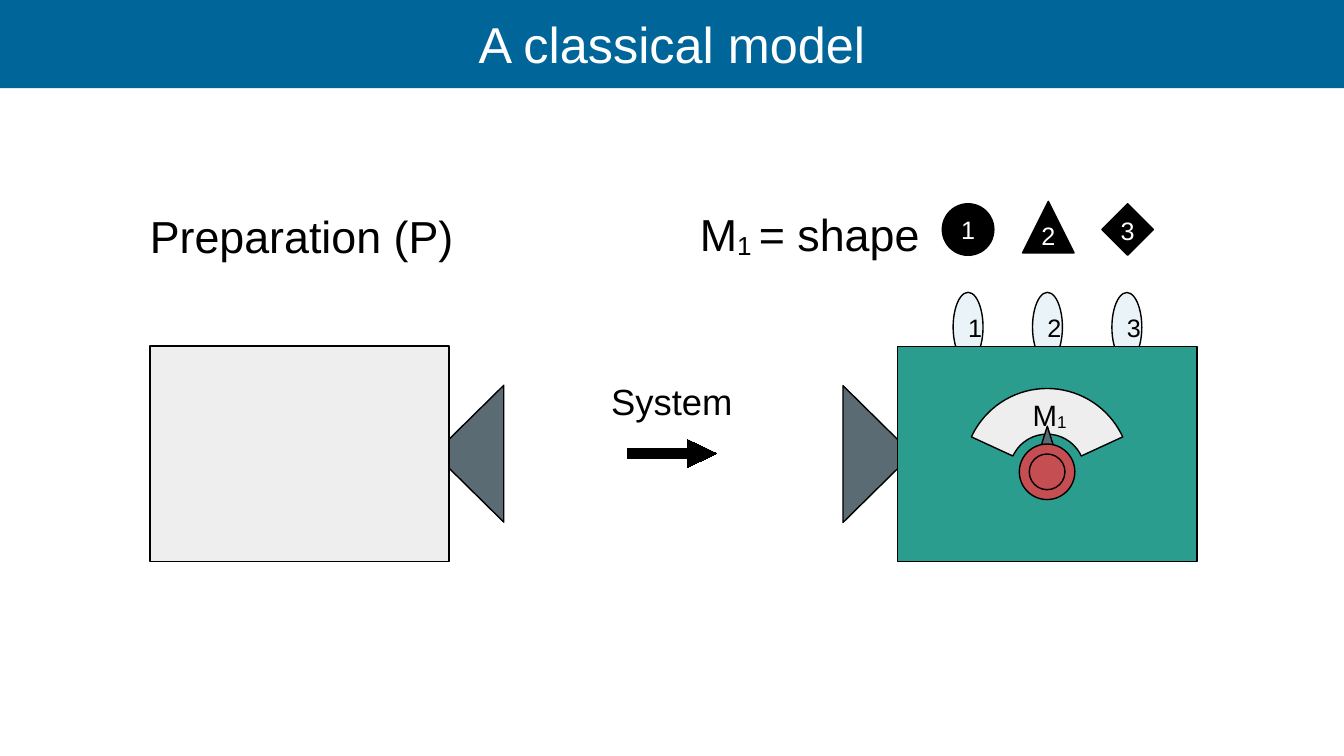
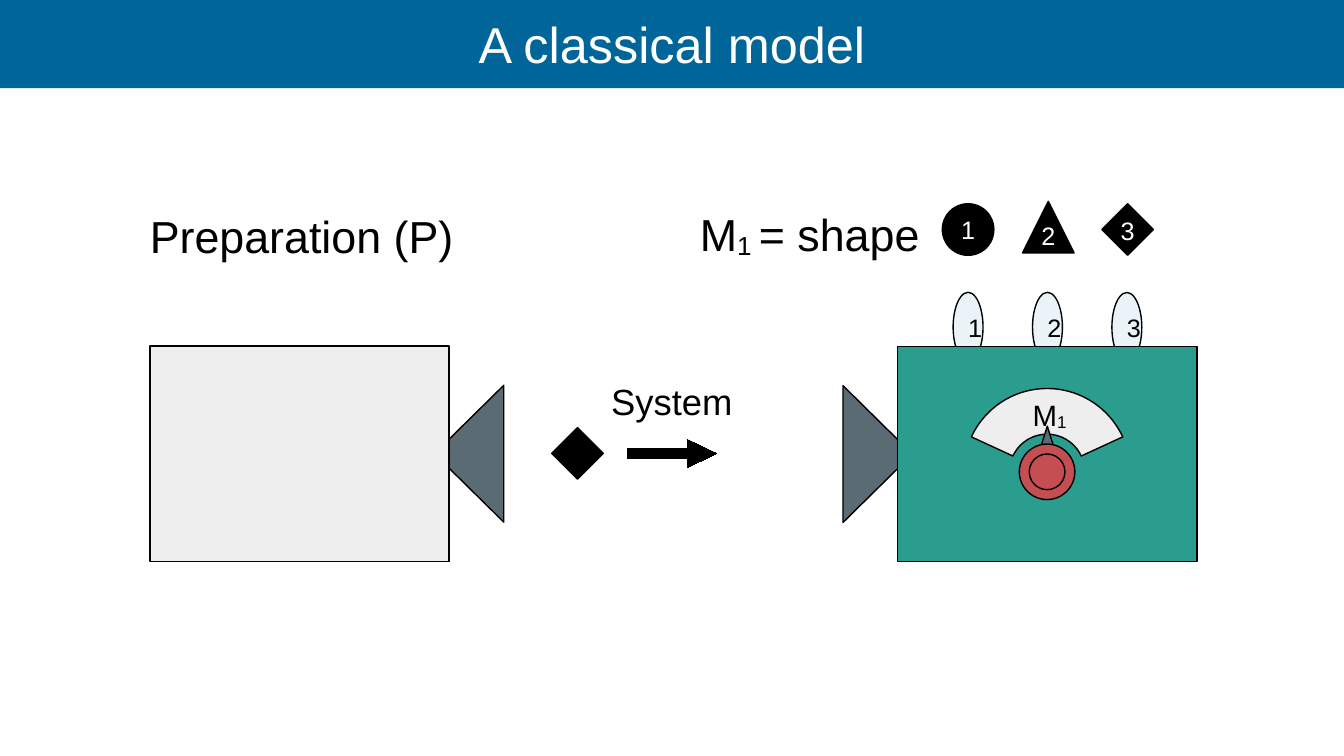
Before and after one commit to Ismaele-vincent/PhD, a slide deck: slide 36 of 2026/Talks/ILL Seminar/ILL seminar 2026.odp (slide 22 before the commit). Drawn at 1344x756 pixels with LibreOffice and Linux fonts; fonts in the diff are those of the drawing; background and template pictures are left out. Boxes give left, top, right and bottom in pixels: in the first picture for what was removed or moved away, otherwise in the second. Text is boxed around its words. In the diff, an @@ line names an element or a change of style, - is before the commit and + after.

```diff
--- a/2026/Talks/ILL Seminar/ILL seminar 2026.odp
+++ b/2026/Talks/ILL Seminar/ILL seminar 2026.odp
@@ diamond added at bbox=[552, 427, 603, 479], fill #000000, outline #000000 0.99 pt @@
```
Also in this commit, not shown: 9 other slides changed, 29 slides added, 15 other files.
